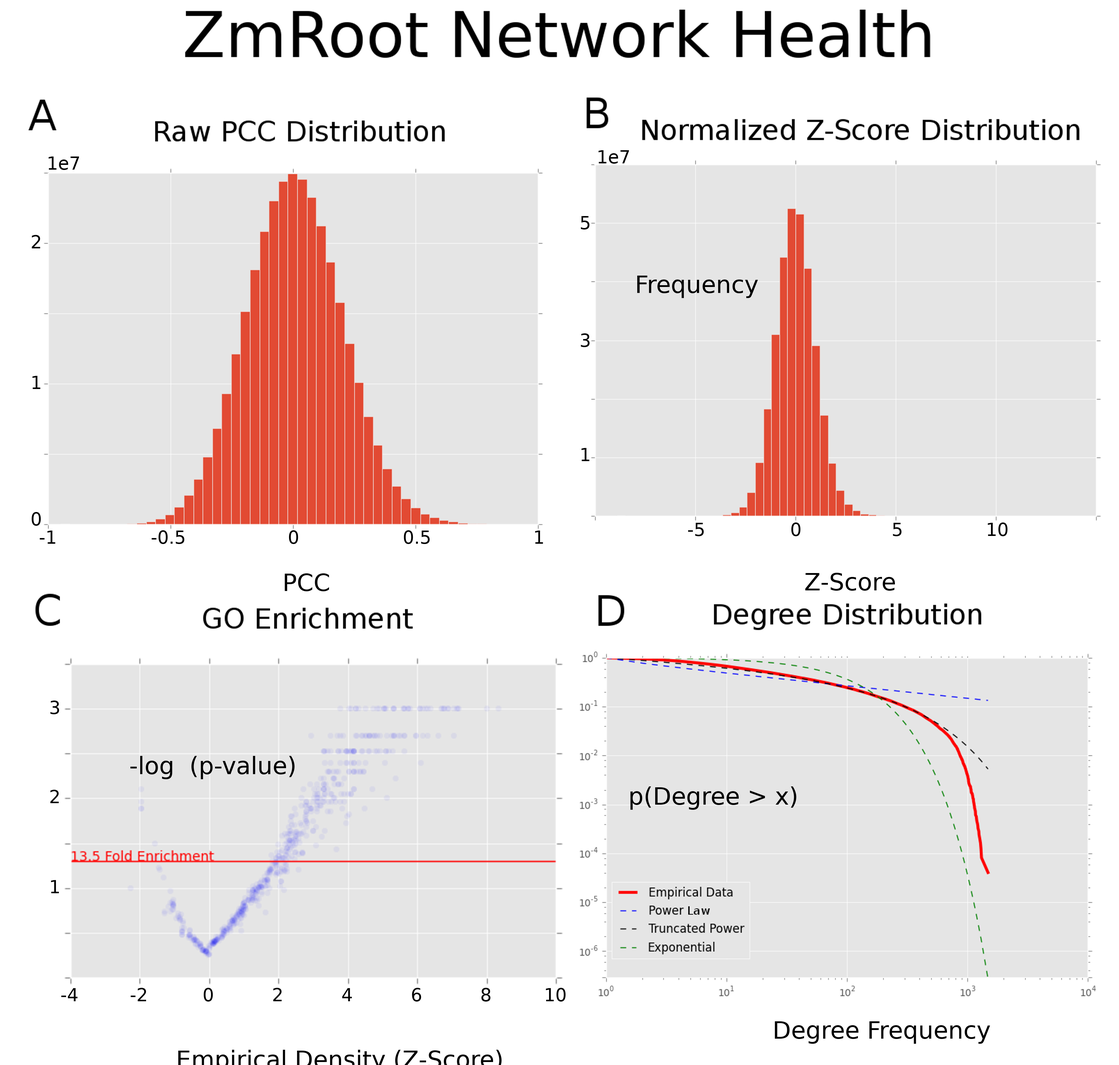
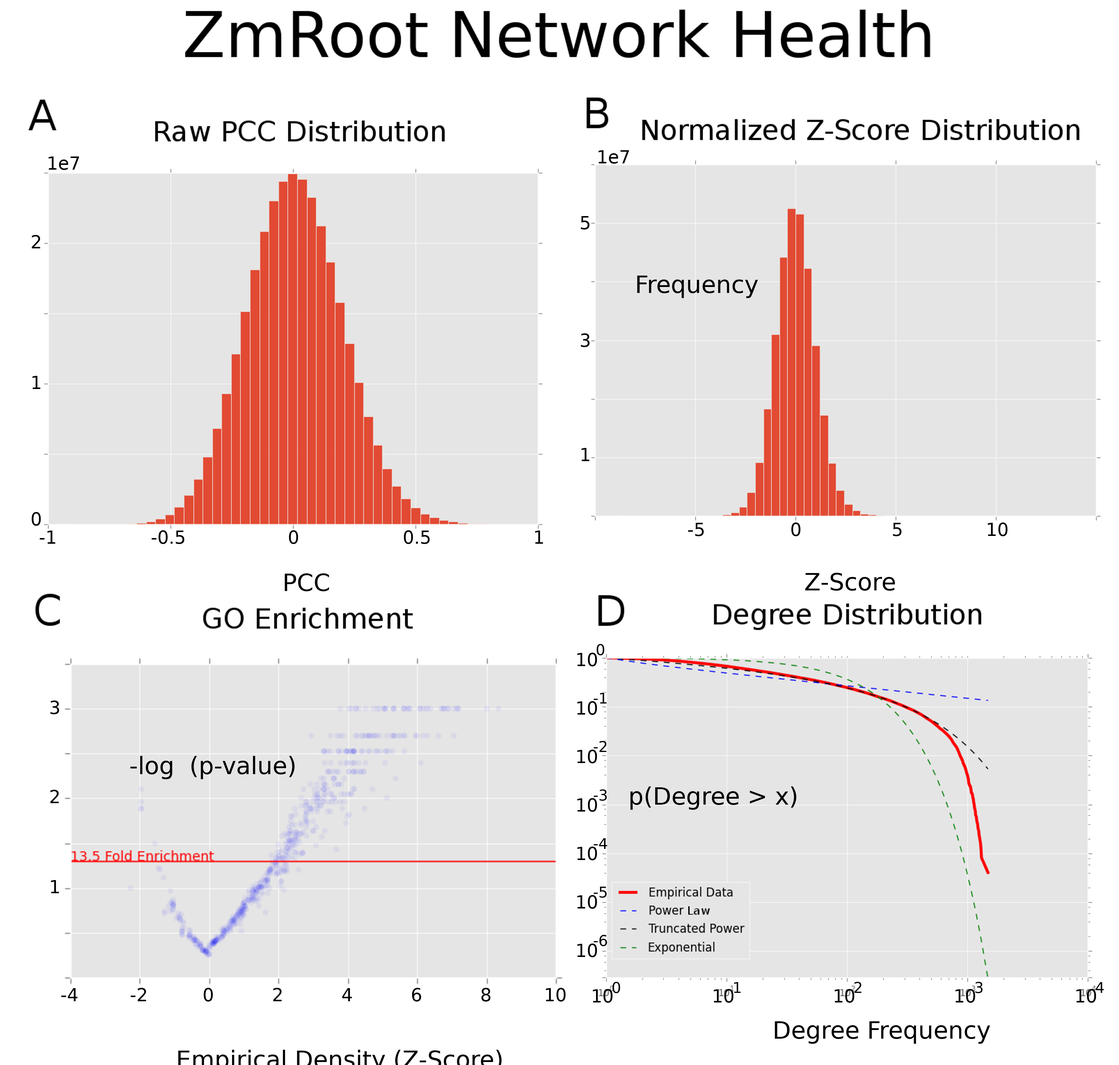
The second w=1119, h=1065 image is a revision of the first. Changes to its layers:
added layer "10 #9" above "10 #8" over (577, 943, 598, 958)
added layer "10 #8" above "10 #7" over (577, 894, 598, 909)
added layer "10 #7" above "10 #6" over (577, 846, 598, 861)
added layer "10 #6" above "10 #5" over (577, 797, 598, 812)
added layer "10 #5" above "10 #4" over (577, 749, 598, 764)
added layer "10 #4" above "-6" over (577, 700, 598, 715)
added layer "-6" above "-5 #1" over (593, 934, 608, 946)
added layer "-5 #1" above "-4 #1" over (593, 886, 607, 898)
added layer "-4 #1" above "-3" over (593, 837, 608, 849)
added layer "-3" above "-2 #1" over (593, 789, 607, 801)
added layer "-2 #1" above "-1 #1" over (593, 740, 607, 752)
added layer "-1 #1" above "0 #4" over (593, 692, 607, 704)
added layer "0 #4" above "10 #3" over (596, 643, 605, 656)
added layer "10 #3" above "legend" over (577, 652, 598, 667)
added layer "10 #14" above "10 #13" over (1076, 988, 1097, 1003)
added layer "10 #13" above "10 #12" over (955, 988, 976, 1003)
added layer "10 #12" above "10 #11" over (834, 988, 855, 1003)
added layer "10 #11" above "4 #1" over (713, 988, 734, 1003)
added layer "4 #1" above "3 #2" over (1095, 981, 1104, 993)
added layer "3 #2" above "2 #3" over (975, 981, 983, 993)
added layer "2 #3" above "1 #4" over (854, 981, 862, 993)
added layer "0 #5" above "10 #10" over (612, 981, 621, 993)
added layer "10 #10" above "Supp Fig 3 - ZmRoot Health.tiff" over (592, 988, 613, 1003)
painted on "Supp Fig 3 - ZmRoot Health.tiff" over (556, 644, 599, 958)
…and 1 more changes (1 added)
